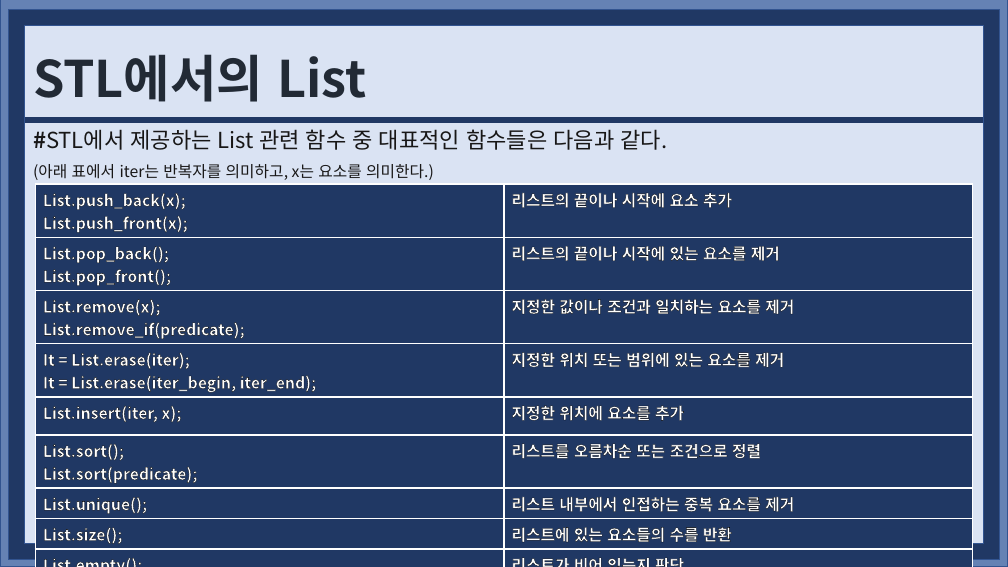
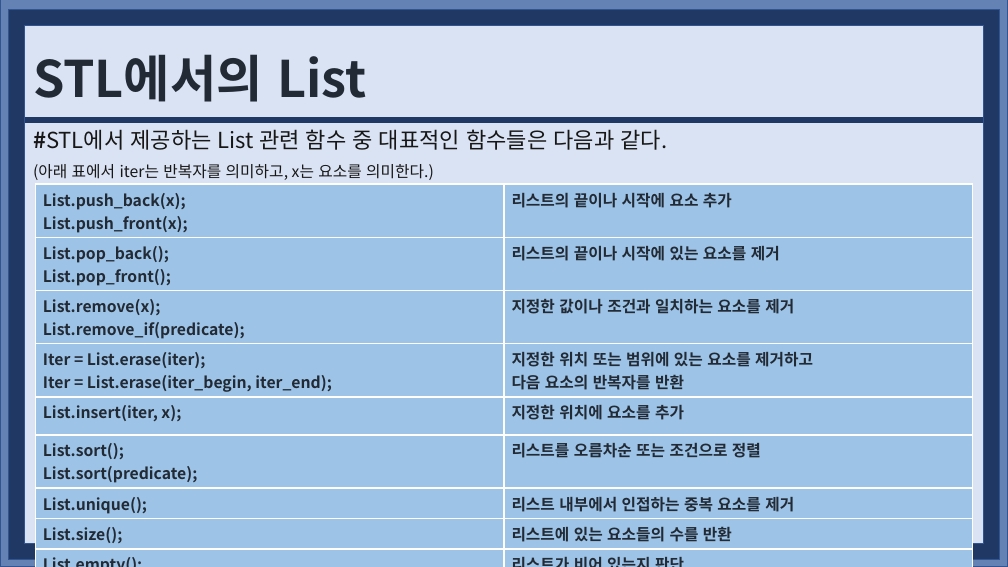
Before and after one commit to ycs-wikim/reference, a slide deck: slide 8 of ICPC/List(STL)/ICPC_List_201907010.pptx. Drawn at 1008x567 pixels with LibreOffice and Linux fonts; fonts in the diff are those of the drawing. Boxes give left, top, right and bottom in pixels: in the first picture for what was removed or moved away, otherwise in the second. Text is boxed around its words. In the diff, an @@ line names an element or a change of style, - is before the commit and + after.

```diff
--- a/ICPC/List(STL)/ICPC_List_201907010.pptx
+++ b/ICPC/List(STL)/ICPC_List_201907010.pptx
@@ table at <box>36,185,973,547</box> @@
-row 4, column 1: It = List.erase(iter); / It = List.erase(iter_begin, iter_end);
+row 4, column 1: Iter = List.erase(iter); / Iter = List.erase(iter_begin, iter_end);
-row 4, column 2: 지정한 위치 또는 범위에 있는 요소를 제거
+row 4, column 2: 지정한 위치 또는 범위에 있는 요소를 제거하고 / 다음 요소의 반복자를 반환
@@ fill #203864 to #9DC3E6 in 18 cells @@
@@ text colour #FFFFFF to #222A35, letter outline #000000 0.75 pt to none in "List.push_back(x);", "List.push_front(x);", "리스트의 끝이나 시작에 요소 추가", "List.pop_back();" and 16 more places @@
```
Also in this commit, not shown: 1 other slide changed, 1 other file.
